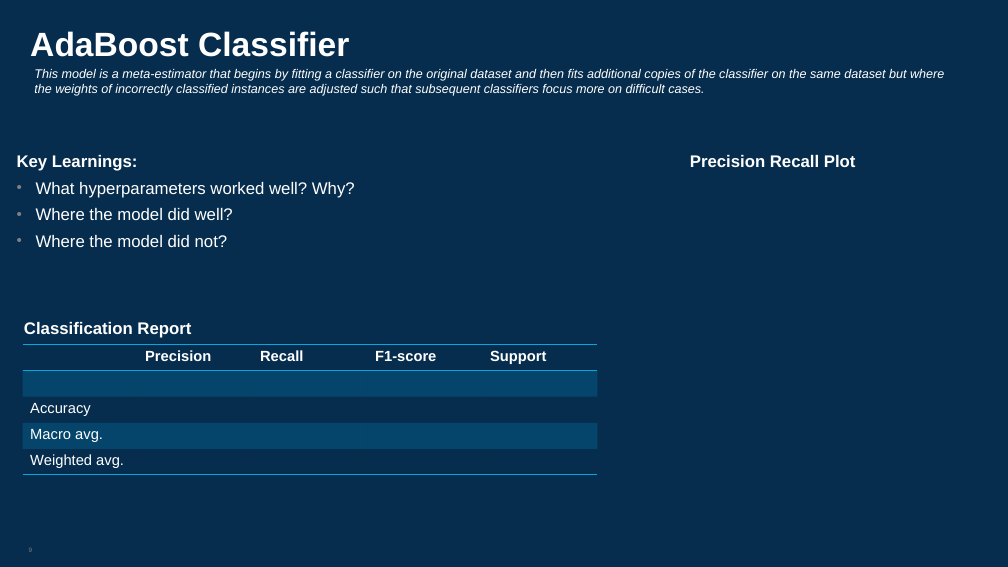
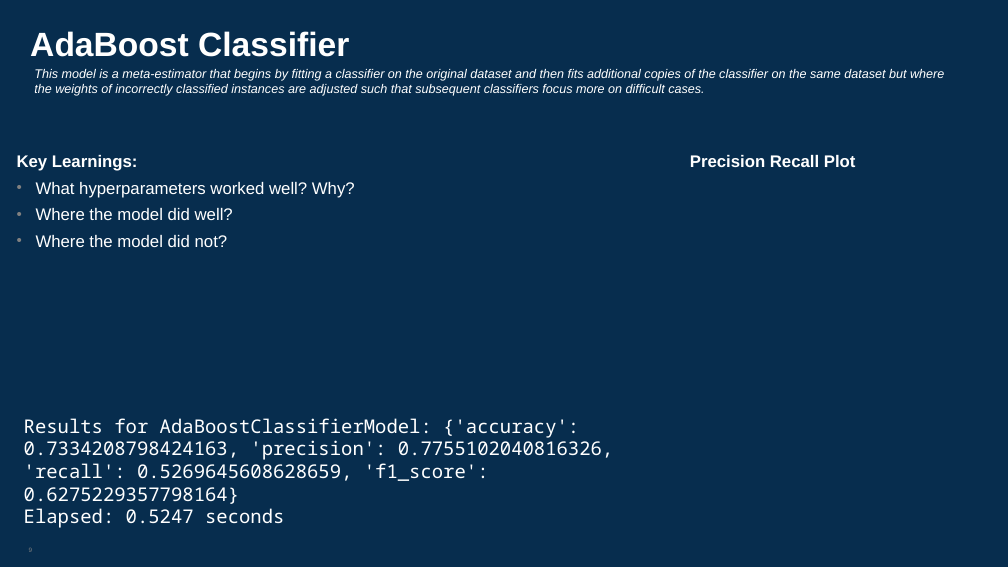
Before and after one commit to tahirbags/cs410_project, a slide deck: slide 9 of docs/cs410 final project_v1.pptx. Drawn at 1008x567 pixels with LibreOffice and Linux fonts; fonts in the diff are those of the drawing. Boxes give left, top, right and bottom in pixels: in the first picture for what was removed or moved away, otherwise in the second. Text is boxed around its words. In the diff, an @@ line names an element or a change of style, - is before the commit and + after.

```diff
--- a/docs/cs410 final project_v1.pptx
+++ b/docs/cs410 final project_v1.pptx
@@ text removed at (x1=24, y1=322, x2=191, y2=338) @@
-Classification Report
@@ table removed at (x1=23, y1=345, x2=597, y2=475), 5 rows, 5 columns @@
- | Precision | Recall | F1-score | Support
- |  |  |  | 
-Accuracy |  |  |  | 
-Macro avg. |  |  |  | 
-Weighted avg. |  |  |  | 
@@ text added at (x1=24, y1=418, x2=613, y2=528), 18 pt, text #FFFFFF @@
+Results for AdaBoostClassifierModel: {'accuracy': 0.7334208798424163, 'precision': 0.7755102040816326, 'recall': 0.5269645608628659, 'f1_score': 0.6275229357798164}
+Elapsed: 0.5247 seconds
```
Also in this commit, not shown: 9 other slides changed.
